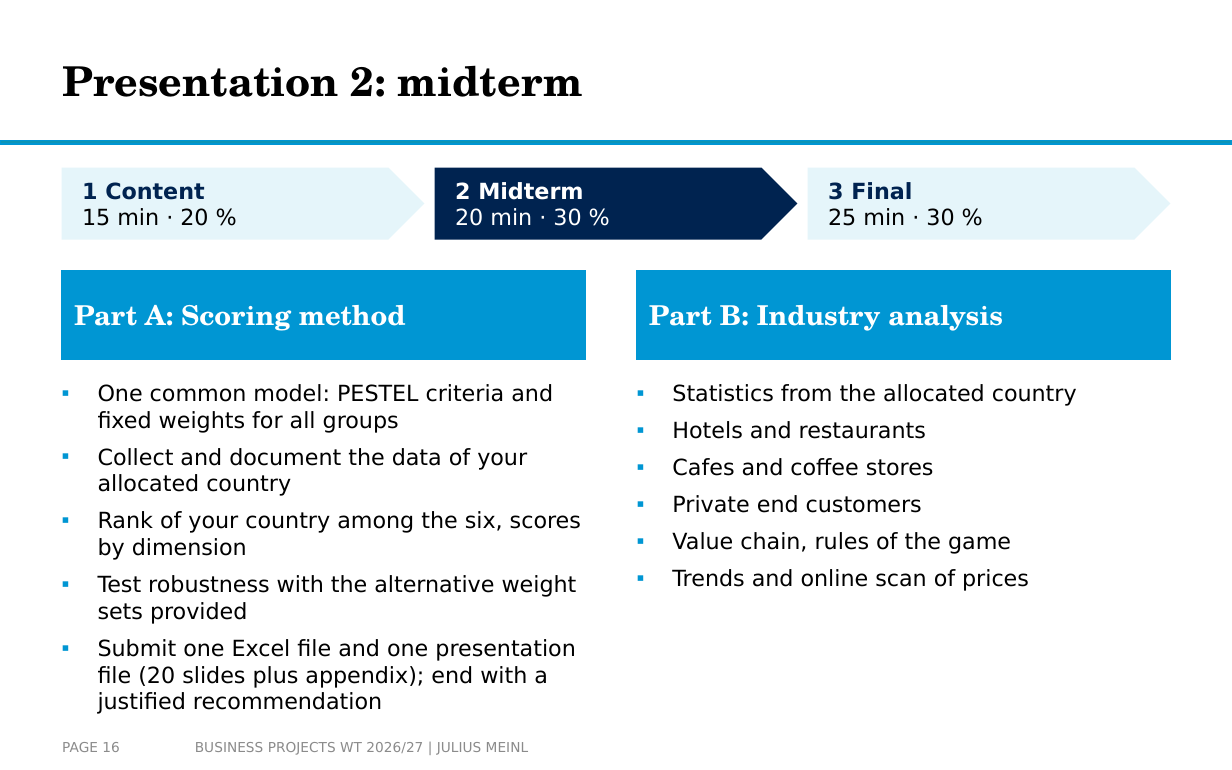
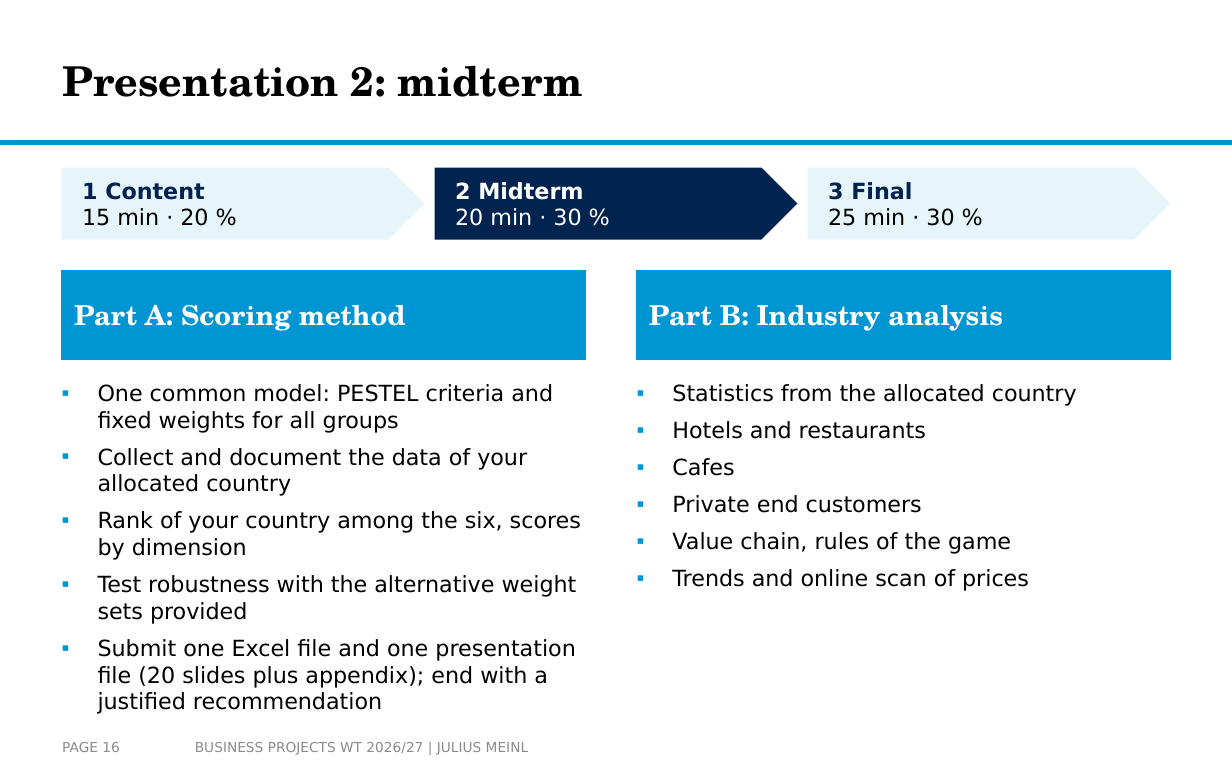
Before and after one commit to arnefloh-wu/ib-business-projects, a slide deck: slide 16 of WT26-27/Business Projects WT26-27 Slides.pptx. Drawn at 1232x770 pixels with LibreOffice and Linux fonts; fonts in the diff are those of the drawing; background and template pictures are left out. Boxes give left, top, right and bottom in pixels: in the first picture for what was removed or moved away, otherwise in the second. Text is boxed around its words. In the diff, an @@ line names an element or a change of style, - is before the commit and + after.

```diff
--- a/WT26-27/Business Projects WT26-27 Slides.pptx
+++ b/WT26-27/Business Projects WT26-27 Slides.pptx
@@ text at (x1=672, y1=458, x2=734, y2=476): text changed @@
-▪ Cafes and coffee stores
+▪ Cafes
```
Also in this commit, not shown: 5 other files.
